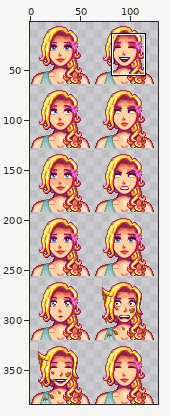
Two versions of one sprite sheet, Portraits/Swimsuits/HaleyPortraitSwim_White.png. The first picture is a wide view before the edit; the outline marks the close-up.
Close-up. Before the commit:
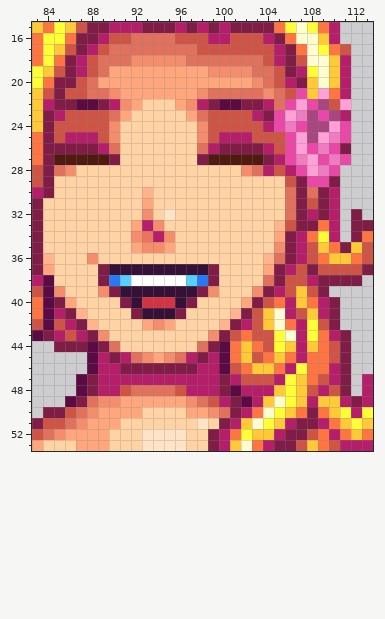
The file is 128x384 pixels. Colours within 5 levels of each other are drawn and written as one. Shown: x 83..113, y 15..53. The wide view leaves out empty margins. The commit also changed other parts of the picture, which this record leaves out.
And afterwards:
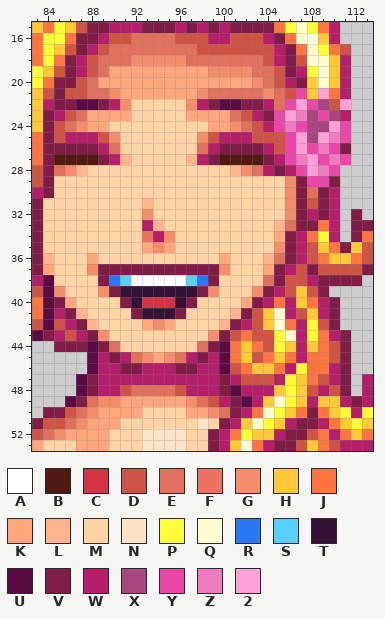
Palette (. is transparent): A #ffffff  B #501911  C #d33444  D #ce5546  E #e0715d  F #ed7361  G #f48d6b  H #ffc938  J #ff7542  K #ffa67d  L #ffb48e  M #ffd3a3  N #ffe3c6  P #fffc38  Q #fffcd1  R #2978f4  S #57d1fb  T #351037  U #5b0b43  V #801d46  W #b51e69  X #a8467f  Y #ea48a6  Z #ef7cbf  2 #ffa0d7
The edit:
y 22: x 92 K -> M; x 96 K -> M
y 23: x 87..90 DDDE -> EKKK; x 98..101 EDDD -> KKKE
y 24: x 86..90 DDDDG -> EGKKM; x 98..102 GDDDD -> MKKGE
y 27: x 89..91 BVM -> VWL; x 97..99 MVB -> LWV
y 28: x 87 M -> L; x 101 M -> L; x 105 D -> V
y 29: x 106 D -> G
y 30: x 93 L -> M; x 106 E -> G
y 31: x 93 K -> L; x 106 E -> G
y 32: x 95 N -> M; x 106 E -> G
y 33: x 92 K -> M; x 94 G -> L; x 106 D -> E
y 34: x 92 G -> M
y 35: x 92..93 KG -> MK
y 36: x 88 G -> K; x 100 M -> K
y 37: x 88 M -> G; x 90..98 TTTTTTTTT -> VVVVVVVVV; x 100 M -> G
y 40: x 104 D -> W
y 46: x 93..95 VVV -> WWW
Changed places in both close-ups, as pixel boxes (x1, y1, x2, y2):
changed: (65, 99, 296, 275)
changed: (263, 297, 274, 308)
changed: (142, 363, 175, 374)
